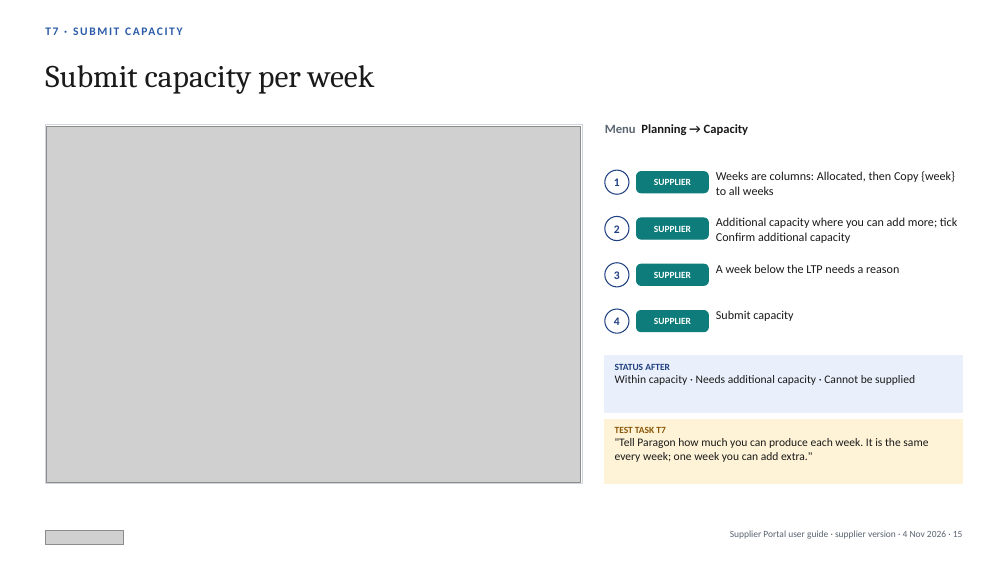
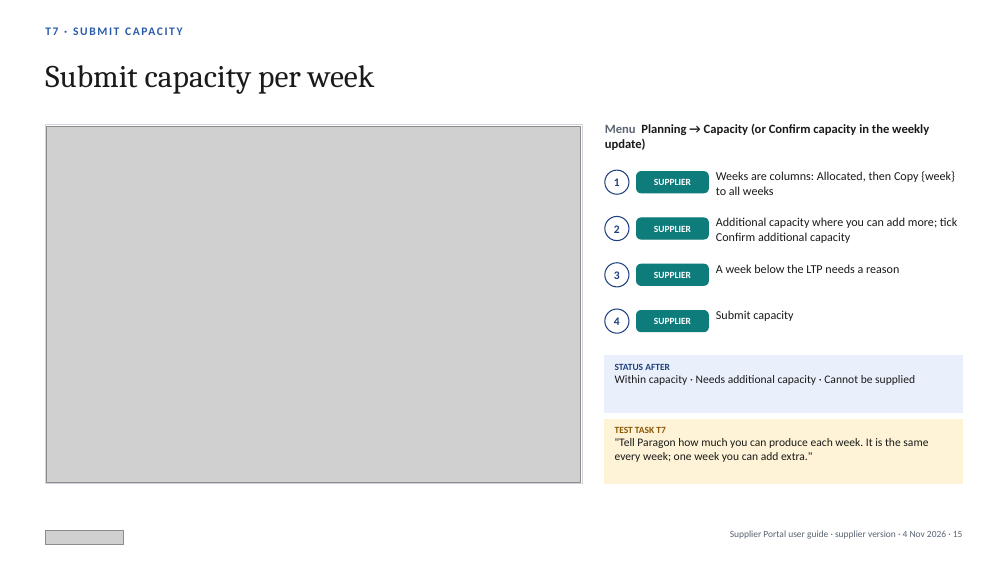
Before and after one commit to javal999/paragon-supplier-portal, a slide deck: slide 15 of docs/supplier-hub/user-guide/Paragon-Supplier-Portal-User-Guide-Supplier.pptx. Drawn at 1008x567 pixels with LibreOffice and Linux fonts; fonts in the diff are those of the drawing; grey boxes stand for pictures. Boxes give left, top, right and bottom in pixels: in the first picture for what was removed or moved away, otherwise in the second. Text is boxed around its words. In the diff, an @@ line names an element or a change of style, - is before the commit and + after.

```diff
--- a/docs/supplier-hub/user-guide/Paragon-Supplier-Portal-User-Guide-Supplier.pptx
+++ b/docs/supplier-hub/user-guide/Paragon-Supplier-Portal-User-Guide-Supplier.pptx
@@ text at bbox=[605, 124, 929, 150]: text changed @@
-Menu Planning → Capacity
+Menu Planning → Capacity (or Confirm capacity in the weekly update)
```
Also in this commit, not shown: 1 other slide changed, 10 other files.
